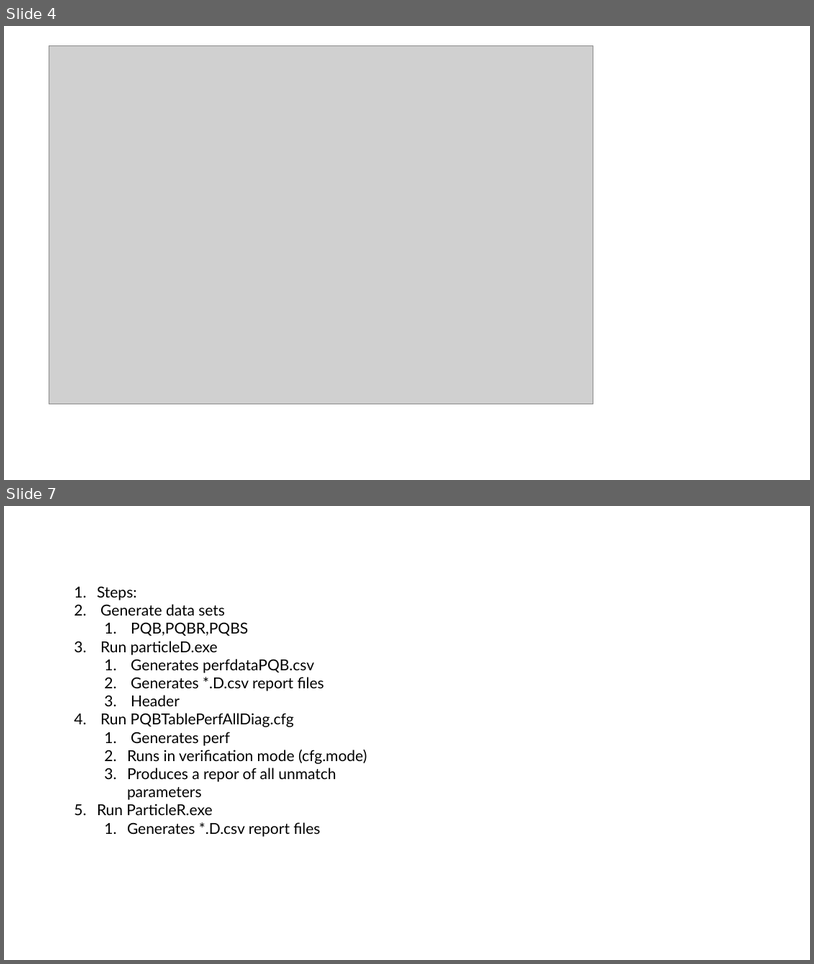
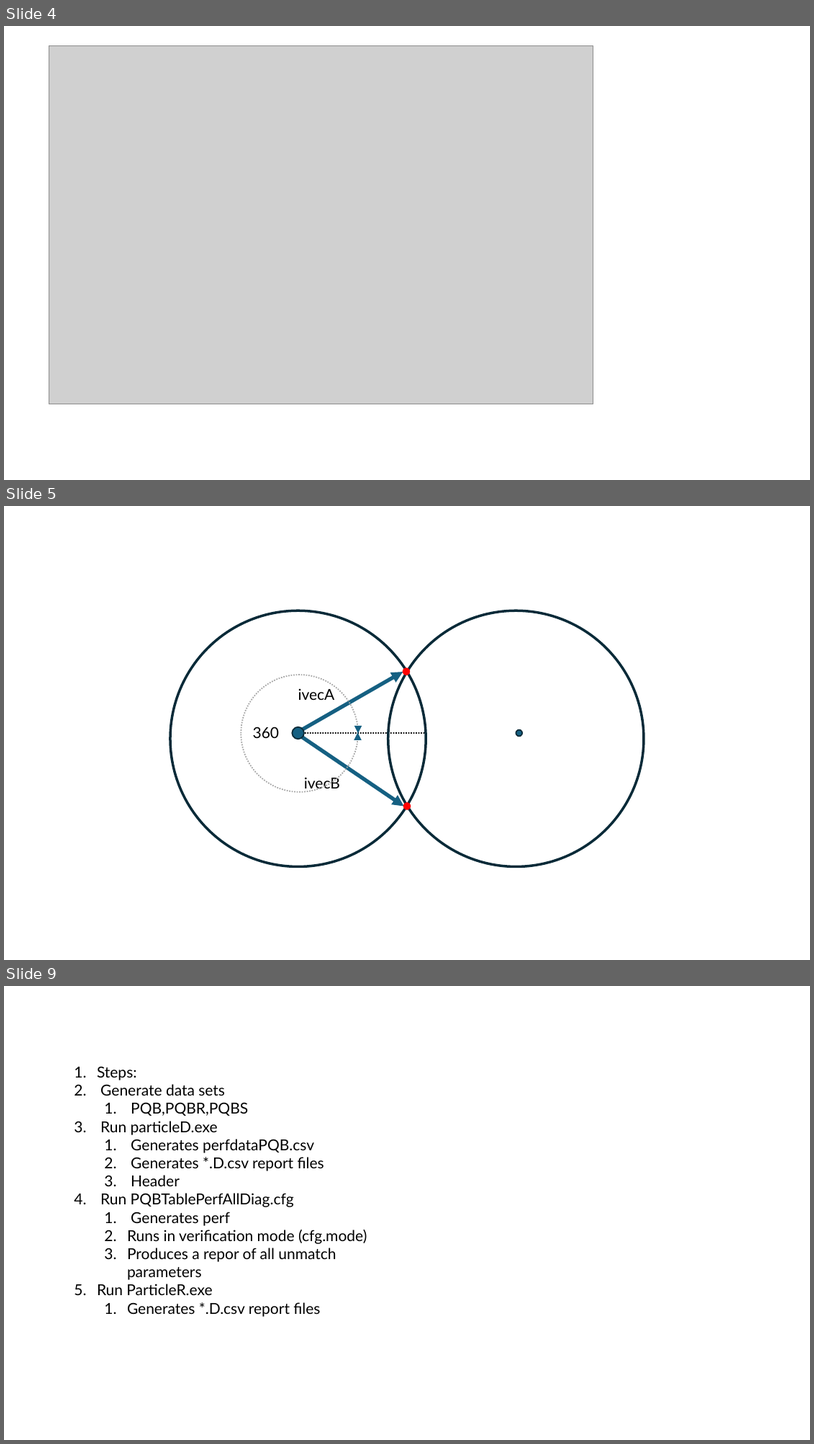
Before and after one commit to fieldparticle/gPCD, a slide deck: ParticleNotes.pptx. Shown one above the other, each under a label of ours: slides 4 and 7 before the commit, slides 4, 5 and 9 after it; the slides between them are not shown. The pictures are 814x964 and 814x1444 pixels, drawn with LibreOffice and Linux fonts; fonts in the diff are those of the drawing; grey boxes stand for pictures. Boxes give left, top, right and bottom in pixels: in the first picture for what was removed or moved away, otherwise in the second. Text is boxed around its words. In the diff, an @@ line names an element or a change of style, - is before the commit and + after.

```diff
--- a/ParticleNotes.pptx
+++ b/ParticleNotes.pptx
@@ slide 5 added at <box>4,506,810,960</box>, background #FFFFFF @@
@@ ellipse added at <box>170,610,426,867</box>, outline #092A39 3 pt @@
@@ ellipse added at <box>388,610,644,867</box>, outline #092A39 3 pt @@
@@ ellipse added at <box>241,674,358,792</box>, outline #A6A6A6 1.5 pt dashed @@
@@ arrow added from (296, 733) to (404, 672), #156082 4.5 pt @@
@@ ellipse added at <box>404,668,409,674</box>, fill #FF0000, outline #FF0000 1.5 pt @@
@@ text added at <box>298,688,335,700</box>, 18 pt, text #000000 @@
+ivecA
@@ text added at <box>253,726,280,738</box>, 18 pt, text none @@
+360
@@ line added from (293, 733) to (426, 733), #000000 1.5 pt dashed @@
@@ ellipse added at <box>293,727,305,739</box>, fill #156082, outline #092A39 1.5 pt @@
@@ arrow added from (302, 737) to (404, 806), #156082 4.5 pt @@
@@ arrow added from (358, 727) to (358, 734), #156082 3 pt @@
@@ arrow added from (358, 739) to (358, 732), #156082 3 pt @@
@@ ellipse added at <box>517,730,522,736</box>, fill #156082, outline #092A39 1.5 pt @@
@@ text added at <box>304,776,340,792</box>, 18 pt, text #000000 @@
+ivecB
@@ ellipse added at <box>404,803,410,809</box>, fill #FF0000, outline #FF0000 1.5 pt @@
@@ what was slide 7 is now slide 9 @@
```
Also in this commit, not shown: 2 other slides added, 1 slide removed, 15 other files.
